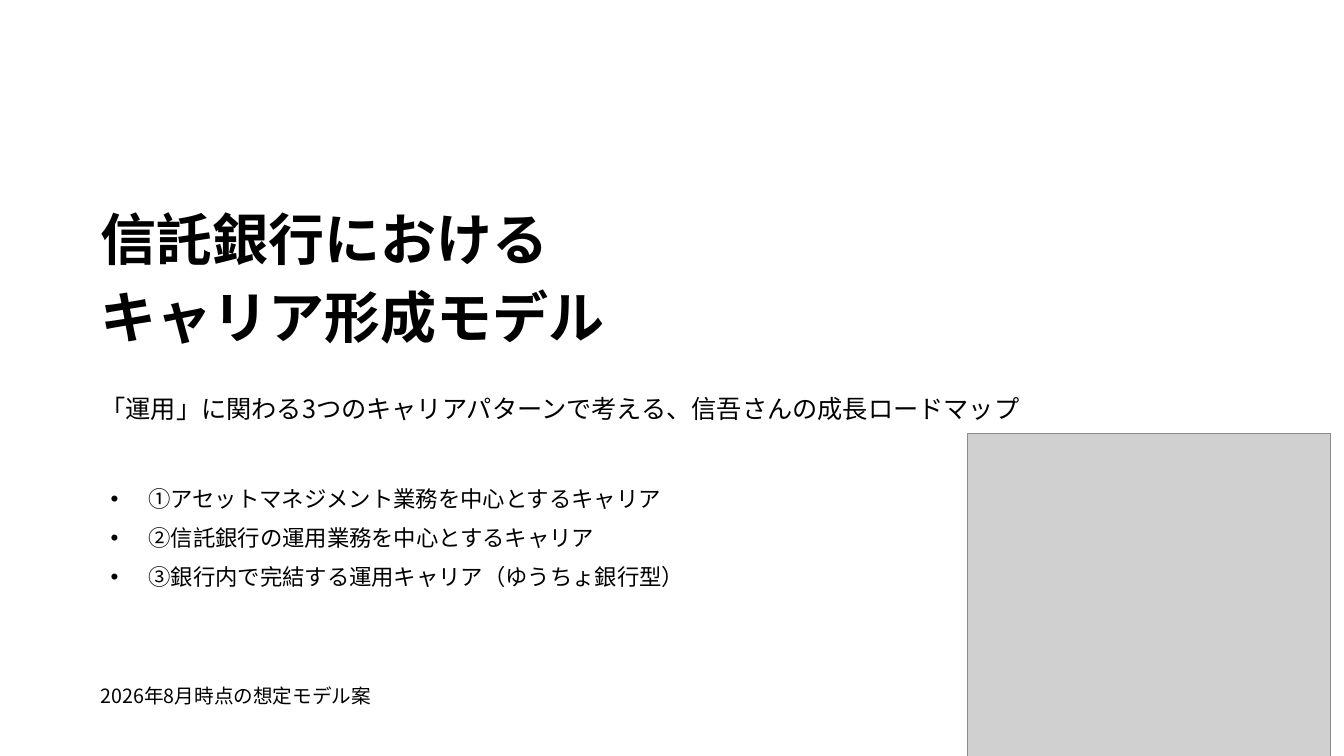
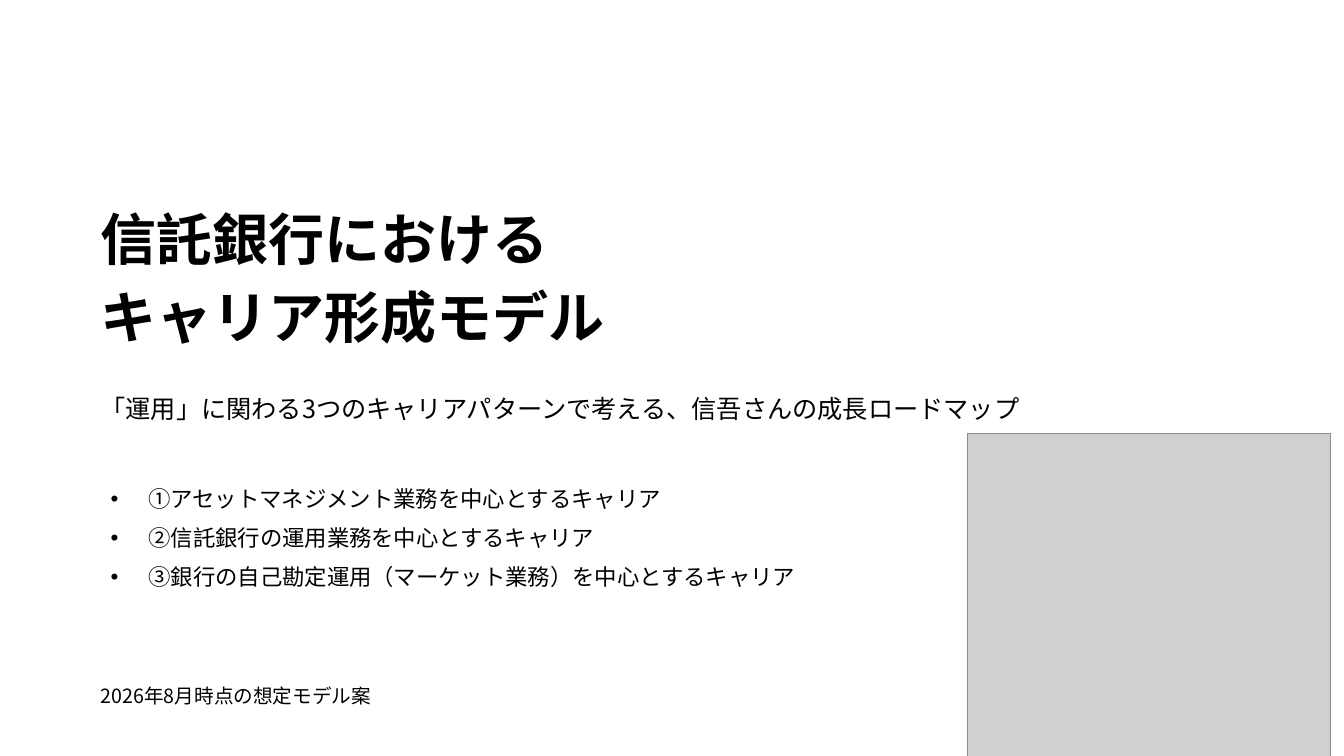
Before and after one commit to nasukazunori/NasuVault2, a slide deck: slide 1 of 信吾/銀行研究/添付ファイル/信託銀行キャリア形成モデル.pptx. Drawn at 1344x756 pixels with LibreOffice and Linux fonts; fonts in the diff are those of the drawing; grey boxes stand for pictures. Boxes give left, top, right and bottom in pixels: in the first picture for what was removed or moved away, otherwise in the second. Text is boxed around its words. In the diff, an @@ line names an element or a change of style, - is before the commit and + after.

```diff
--- a/信吾/銀行研究/添付ファイル/信託銀行キャリア形成モデル.pptx
+++ b/信吾/銀行研究/添付ファイル/信託銀行キャリア形成モデル.pptx
@@ text at [148, 566, 795, 587]: text changed @@
-• ③銀行内で完結する運用キャリア（ゆうちょ銀行型）
+• ③銀行の自己勘定運用（マーケット業務）を中心とするキャリア
```
Also in this commit, not shown: 3 other slides changed, 2 other files.
